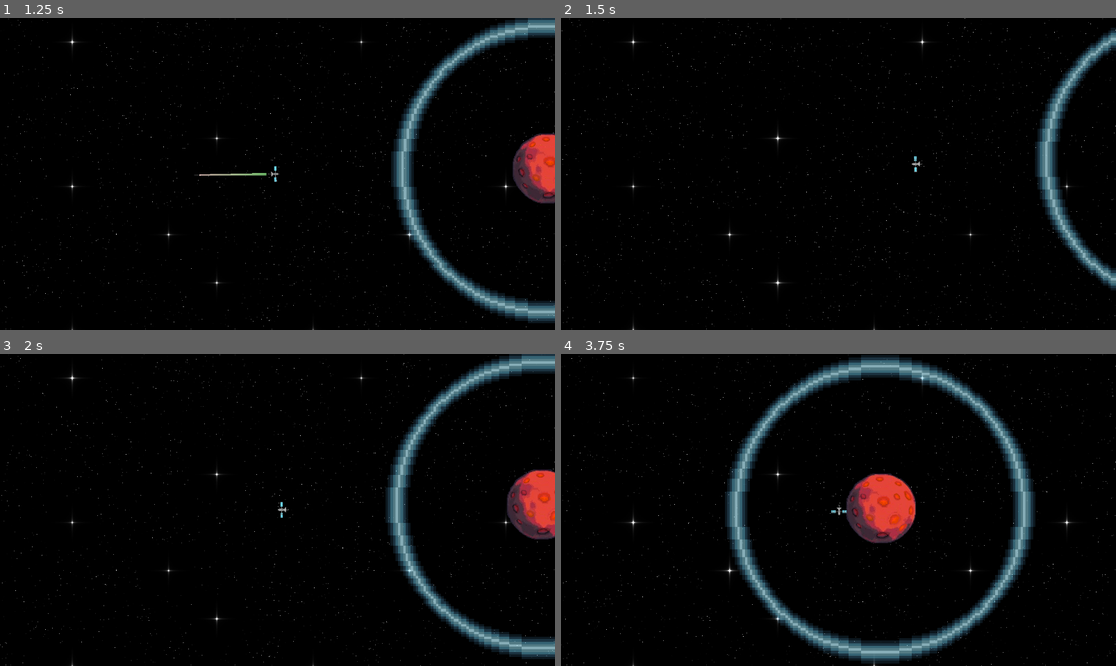
Above: before the commit, frames 1-4 (two rows, left to right).
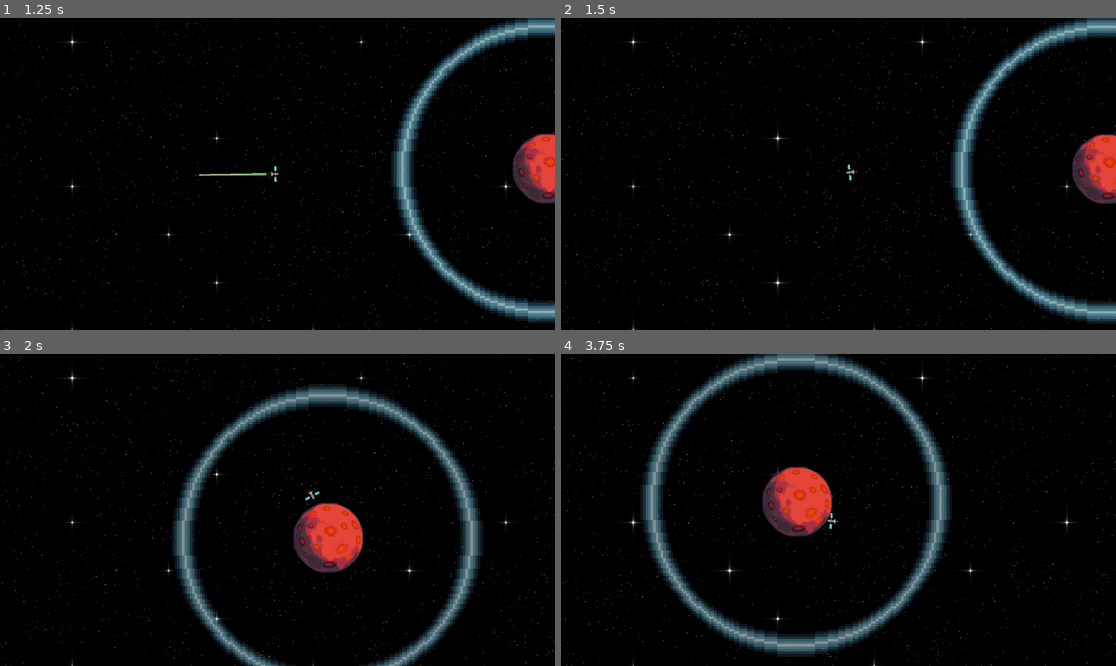
Above: after the commit, the same moments.

Repository: Revarsel/Planet_Loop
Game: Godot game, scene res://Scenes/world.tscn
The game is run twice, just before and just after one commit, with the same random seed, the same clock (stepped at 60 frames per second) and the same inputs.
Inputs (mouse positions are in pixels of both pictures, inside the frame that each line leads up to):
- Up to frame 1 (1.25 s): click (138, 177) at 0.5 s
- Up to frame 2 (1.5 s): tap Enter at 1.25 s; move the mouse to (960, 158) at 1.27 s; hold Right mouse button (right_click) from 1.28 s (still down); click (960, 158) at 1.42 s
- Up to frame 3 (2 s): keep holding Right mouse button (right_click)
- Up to frame 4 (3.75 s): move the mouse to (727, 525) at 2.02 s; release Right mouse button (right_click) at 2.03 s; right-click (727, 525) at 2.1 s; click (727, 525) at 2.17 s; move the mouse to (894, 441) at 2.77 s; hold Right mouse button (right_click) 2.78-3.53 s; tap Mouse wheel down (scale_down) at 2.85 s; click (894, 441) at 2.92 s; move the mouse to (810, 572) at 3.52 s; tap Mouse wheel up (scale_up) at 3.6 s; click (810, 572) at 3.67 s

Frame 1 is identical in both runs. In frame 2, 10% of the frame differs, in the area x 51-100%, y 0-98%; in frame 3, 18%; in frame 4, 24%, in the area x 14-86%, y 0-100%.

Commit message:
another minor qol

Diff:
--- a/Scripts/camera_2d.gd
+++ b/Scripts/camera_2d.gd
@@ -38,12 +38,13 @@
 		if (global_position - player.global_position).length() < 5:
 			global_position = player.global_position
 			update = false
-		return
+
 	curr_mouse_pos = get_local_mouse_position()
 	if !player.aiming: # Player is thrown
 		global_position = lerp(global_position, player.global_position, exp(-60 * delta))
 	elif Input.is_action_pressed("right_click"):
 		global_position += (mouse_pos - curr_mouse_pos)
+		update = false
 	elif Input.is_key_pressed(KEY_F):
 		f_pressed = true
 
